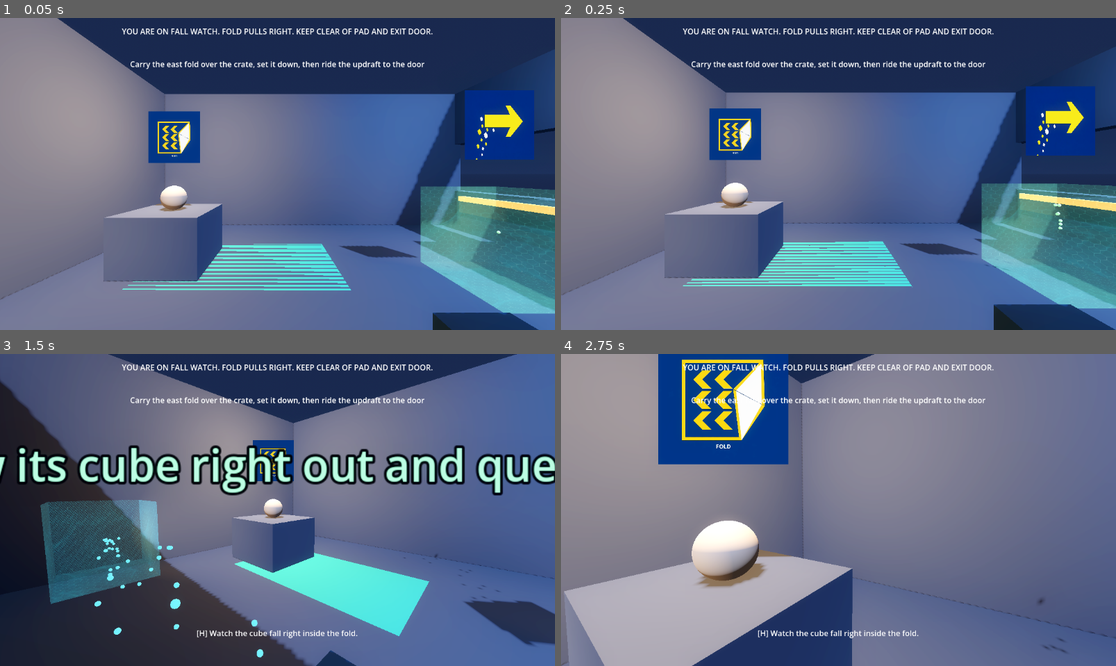
Above: before the commit, frames 1-4 (two rows, left to right).
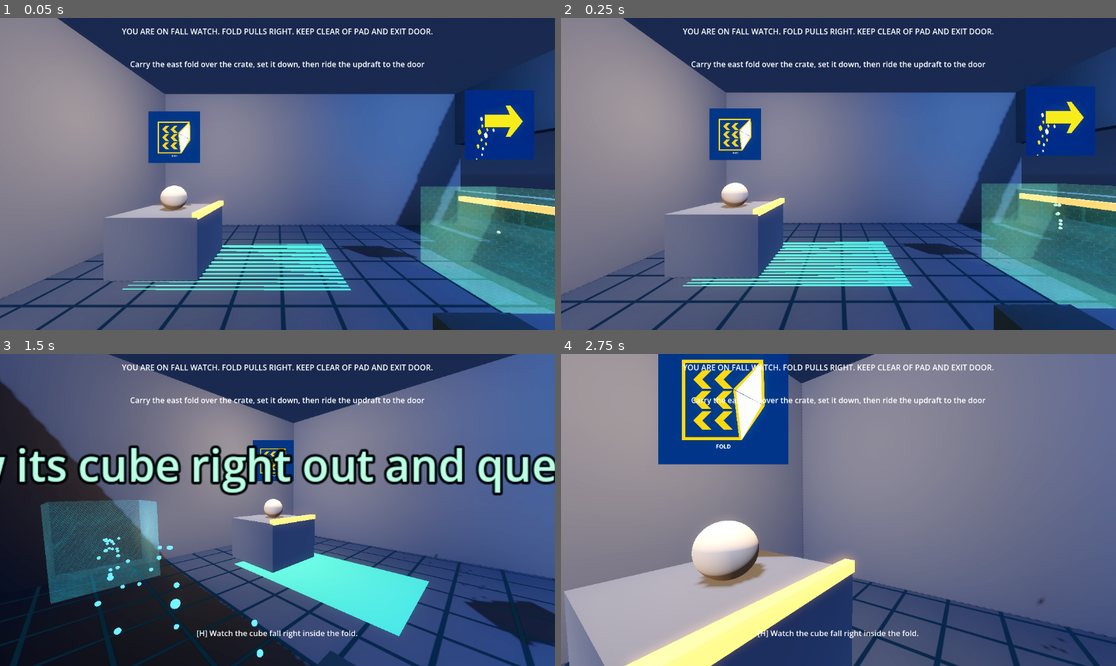
Above: after the commit, the same moments.

Repository: phsuroviec/gravit
Game: Godot game, scene res://main.tscn
The game is run twice, just before and just after one commit, with the same random seed, the same clock (stepped at 60 frames per second) and the same inputs.
Inputs (mouse positions are in pixels of both pictures, inside the frame that each line leads up to):
- Up to frame 1 (0.05 s): no input
- Up to frame 2 (0.25 s): no input
- Up to frame 3 (1.5 s): tap Enter (ui_accept) at 0.5, 0.77 s; move the mouse to (399, 494) at 0.52 s; hold Right (ui_right) 0.53-1.28 s; tap T at 0.6 s; click (399, 494) at 0.67 s; move the mouse to (249, 510) at 1.27 s; hold Up (ui_up) from 1.28 s (still down); tap H at 1.35 s
- Up to frame 4 (2.75 s): keep holding Up (ui_up); tap Enter (ui_accept) at 1.52 s; move the mouse to (849, 503) at 2.02 s; tap E at 2.1 s

The runs differ from the first frame. In frame 1, 19% of the frame differs, in the area x 0-100%, y 58-100%; in frame 2, 19%, in the area x 0-100%, y 57-100%; in frame 3, 19%; in frame 4, 13%.

Commit message:
T22: art-direction pass on the one room + ride hints
World-space grid shader on deck/ledge/exit deck; pad plate breathes while
armed (per-instance material, steady dim glow otherwise); amber strip on the
shelf tip-off edge. hints.json keeps the generated briefing + three hints
verbatim, two hand-written ride hints appended, marker string says exactly
that.

Diff:
--- /dev/null
+++ b/game/assets/deck_grid.gdshader
@@ -0,0 +1,25 @@
+shader_type spatial;
+render_mode diffuse_lambert, specular_disabled;
+
+// World-space 1 m grid over a cool deck base. World XZ keeps the cells square
+// on every box regardless of its UVs, so one material serves deck + ledge.
+uniform vec4 base_color : source_color = vec4(0.20, 0.25, 0.33, 1.0);
+uniform vec4 line_color : source_color = vec4(0.04, 0.06, 0.10, 1.0);
+uniform vec4 sheen_color : source_color = vec4(0.10, 0.35, 0.45, 1.0);
+uniform float cell_meters = 1.0;
+uniform float line_width = 0.025;
+
+varying vec3 world_pos;
+
+void vertex() {
+	world_pos = (MODEL_MATRIX * vec4(VERTEX, 1.0)).xyz;
+}
+
+void fragment() {
+	vec2 g = abs(fract(world_pos.xz / cell_meters) - 0.5);
+	float line = 1.0 - smoothstep(line_width, line_width * 2.0, min(g.x, g.y) * cell_meters);
+	vec3 col = mix(base_color.rgb, line_color.rgb, line);
+	EMISSION = sheen_color.rgb * line * 0.35;
+	ALBEDO = col;
+	ROUGHNESS = 0.9;
+}
--- a/game/data/hints.json
+++ b/game/data/hints.json
@@ -1,5 +1,5 @@
 {
-  "meta_model": "meta-model: muse-spark-1.3 | 2026-10-26 | room briefings and hint ladders",
+  "meta_model": "meta-model: muse-spark-1.3 | 2026-10-26 | room briefing + first three hints; hand-written ride hints 2026-10-28",
   "rooms": [
     {
       "id": "room1",
@@ -7,7 +7,9 @@
       "hints": [
         "Watch the cube fall right inside the fold.",
         "Let it exit the fold and track it down to the floor pad.",
-        "Stand back while it hits the pad and waits out the countdown to blast the door."
+        "Stand back while it hits the pad and waits out the countdown to blast the door.",
+        "Walk into the green fold east of the shelf and let it lift you.",
+        "Drift east at the top onto the ledge and walk out through the open door."
       ],
       "fold_log": "The fold threw its cube right out and queued the door blast late."
     }
--- a/game/room1.tscn
+++ b/game/room1.tscn
@@ -10,6 +10,7 @@
 [ext_resource type="PackedScene" path="res://airlock.tscn" id="8"]
 [ext_resource type="Texture2D" path="res://assets/decals/decal_warn_fold.webp" id="9"]
 [ext_resource type="Texture2D" path="res://assets/decals/decal_arrow_side.webp" id="10"]
+[ext_resource type="Shader" path="res://assets/deck_grid.gdshader" id="11"]
 
 [sub_resource type="SphereShape3D" id="cube_shape"]
 radius = 0.35
@@ -29,11 +30,8 @@
 albedo_color = Color(0.3, 0.36, 0.45, 1)
 roughness = 0.9
 
-[sub_resource type="StandardMaterial3D" id="deck_mat"]
-albedo_color = Color(0.22, 0.27, 0.35, 1)
-roughness = 0.85
-emission_enabled = true
-emission = Color(0.05, 0.08, 0.12, 1)
+[sub_resource type="ShaderMaterial" id="deck_mat"]
+shader = ExtResource("11")
 
 [sub_resource type="StandardMaterial3D" id="lip_mat"]
 albedo_color = Color(0.85, 0.55, 0.25, 1)
@@ -44,6 +42,10 @@
 [sub_resource type="BoxMesh" id="lip_mesh"]
 material = SubResource("lip_mat")
 size = Vector3(0.16, 0.16, 4.4)
+
+[sub_resource type="BoxMesh" id="shelf_strip_mesh"]
+material = SubResource("lip_mat")
+size = Vector3(0.16, 0.16, 2.2)
 
 [sub_resource type="StandardMaterial3D" id="goal_mat"]
 shading_mode = 0
@@ -135,6 +137,10 @@
 [node name="Lip" type="MeshInstance3D" parent="."]
 transform = Transform3D(1, 0, 0, 0, 1, 0, 0, 0, 1, 4.34, 1.74, 0)
 mesh = SubResource("lip_mesh")
+
+[node name="ShelfStrip" type="MeshInstance3D" parent="."]
+transform = Transform3D(1, 0, 0, 0, 1, 0, 0, 0, 1, -3.54, 1.54, -1.5)
+mesh = SubResource("shelf_strip_mesh")
 
 [node name="Door" parent="." instance=ExtResource("4")]
 transform = Transform3D(1, 0, 0, 0, 1, 0, 0, 0, 1, 6.9, 2.7, 0)
--- a/game/scripts/pad.gd
+++ b/game/scripts/pad.gd
@@ -18,6 +18,8 @@
 var active_scopes: Array = []
 var pending_item = null
 var last_countdown := ""
+# Per-instance plate material: the armed pulse must not light every pad.
+var _plate_mat: StandardMaterial3D = null
 # Fold clock sampled while the fold is alive: the pad must keep working after
 # its fold is picked up, carried off and broken (that is the whole game).
 var last_clock := 1.0
@@ -27,6 +29,12 @@
 func _ready() -> void:
 	monitoring = true
 	body_entered.connect(_on_body_entered)
+	var plate := $Plate as MeshInstance3D
+	_plate_mat = (plate.mesh as BoxMesh).material.duplicate() as StandardMaterial3D
+	_plate_mat.emission_enabled = true
+	_plate_mat.emission = Color(0.2, 0.9, 0.75)
+	_plate_mat.emission_energy_multiplier = 0.15
+	plate.material_override = _plate_mat
 	($TickPlayer as AudioStreamPlayer).stream = Sfx.tick()
 	($ThudPlayer as AudioStreamPlayer).stream = Sfx.thud()
 
@@ -57,6 +65,9 @@
 		var remaining: float = pending_item.due_time - queue.sim_time
 		last_countdown = "%.1f" % maxf(0.0, remaining)
 		label.text = last_countdown
+		# Armed: the plate brightens as the shove approaches, breathing gently.
+		if is_instance_valid(_plate_mat):
+			_plate_mat.emission_energy_multiplier = 1.0 + (1.6 - remaining) * 1.2 + sin(Time.get_ticks_msec() * 0.02) * 0.5
 		var sec := int(ceil(remaining))
 		if sec != _last_tick_sec and sec > 0:
 			_last_tick_sec = sec
Not shown: 1 places in game/room1.tscn that only renumber resources
Not shown, added: tickets/t22.md
